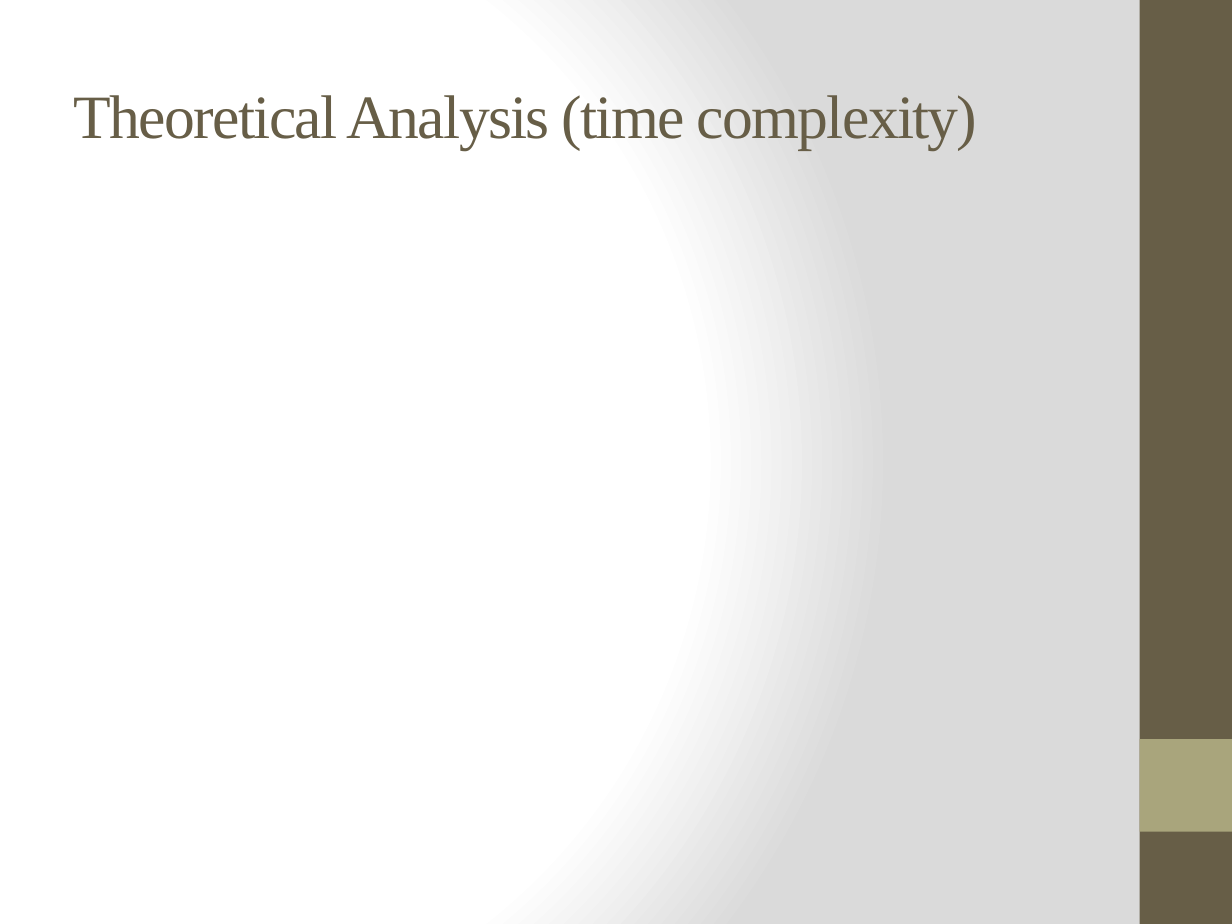
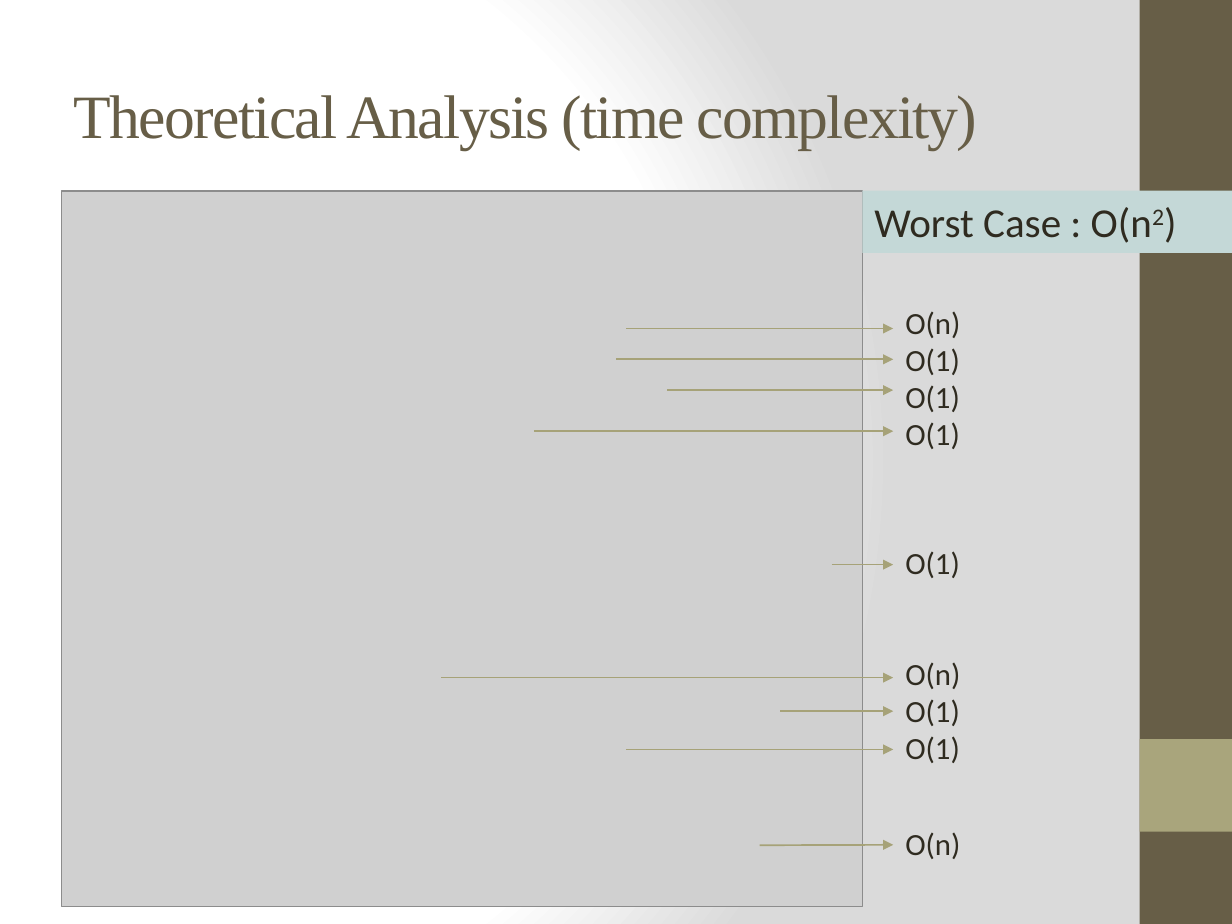
Before and after one commit to ayazhassan-courses/project-pyteam, a slide deck: slide 10 of Documentation/Presentation (interim demo).pptx. Drawn at 1232x924 pixels with LibreOffice and Linux fonts; fonts in the diff are those of the drawing; grey boxes stand for pictures. Boxes give left, top, right and bottom in pixels: in the first picture for what was removed or moved away, otherwise in the second. Text is boxed around its words. In the diff, an @@ line names an element or a change of style, - is before the commit and + after.

Commit message:
Time Complexity Of PSO

```diff
--- a/Documentation/Presentation (interim demo).pptx
+++ b/Documentation/Presentation (interim demo).pptx
@@ picture added at (62, 191, 862, 907) @@
@@ rectangle added at (862, 191, 1232, 253), fill #C4D8D7, 24 pt, text #2F2B20 @@
+Worst Case : O(n2)
@@ arrow added from (626, 329) to (893, 329), #A6A278 1 pt @@
@@ text added at (905, 312, 960, 449), 18 pt, text #2F2B20 @@
+O(n)
+O(1)
+O(1)
+O(1)
@@ arrow added from (616, 360) to (893, 360), #A6A278 1 pt @@
@@ arrow added from (668, 391) to (893, 391), #A6A278 1 pt @@
@@ arrow added from (533, 431) to (893, 431), #A6A278 1 pt @@
@@ arrow added from (832, 564) to (893, 564), #A6A278 1 pt @@
@@ text added at (905, 551, 960, 578), 18 pt, text #2F2B20 @@
+O(1)
@@ arrow added from (441, 678) to (893, 678), #A6A278 1 pt @@
@@ text added at (905, 663, 960, 763), 18 pt, text #2F2B20 @@
+O(n)
+O(1)
+O(1)
@@ arrow added from (780, 711) to (893, 711), #A6A278 1 pt @@
@@ arrow added from (626, 749) to (893, 749), #A6A278 1 pt @@
@@ text added at (905, 833, 960, 859), 18 pt, text #2F2B20 @@
+O(n)
@@ arrow added from (760, 845) to (893, 845), #A6A278 1 pt @@
```
